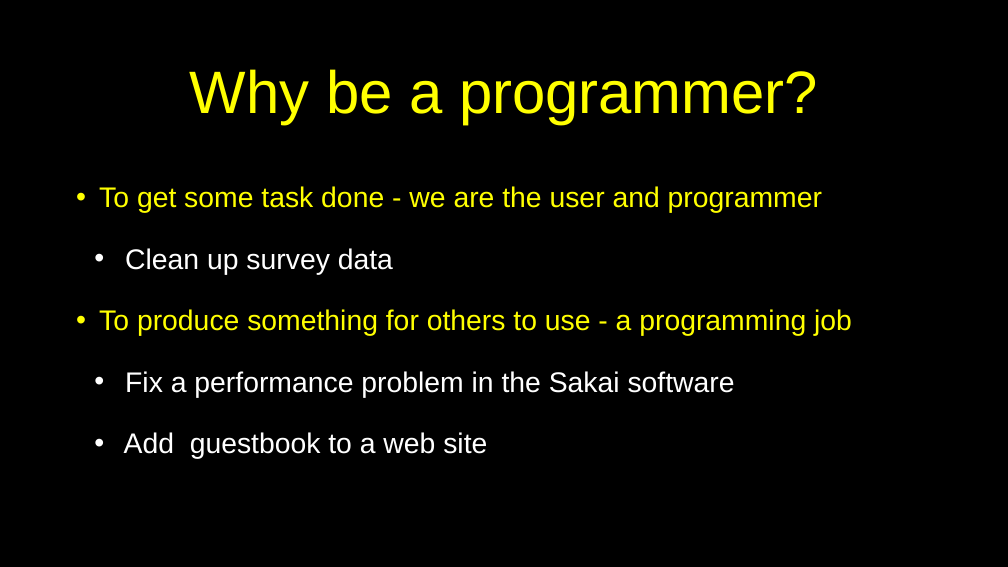
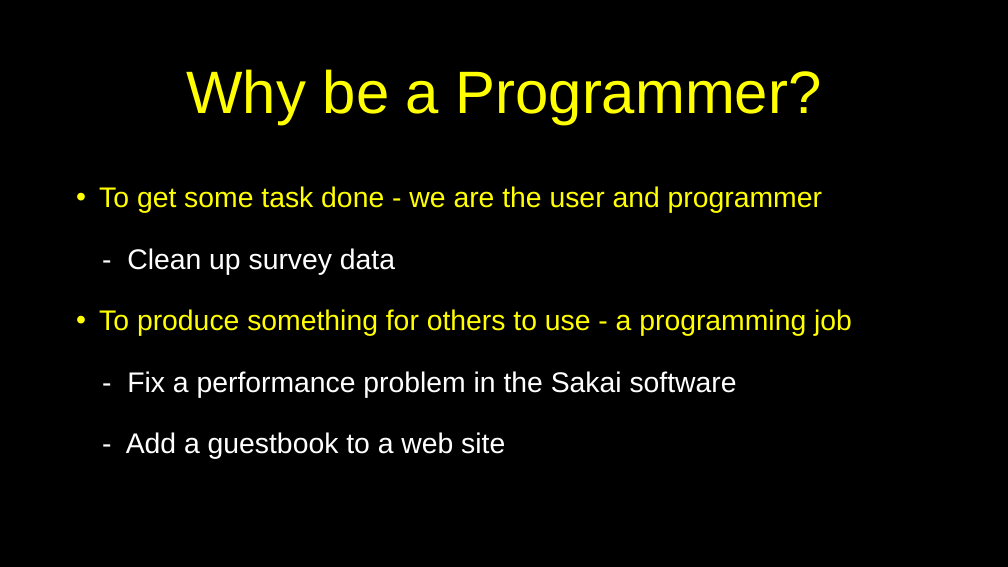
Before and after one commit to csev/py4e, a slide deck: slide 5 of lectures3/Pythonlearn-01-Intro.pptx. Drawn at 1008x567 pixels with LibreOffice and Linux fonts; fonts in the diff are those of the drawing. Boxes give left, top, right and bottom in pixels: in the first picture for what was removed or moved away, otherwise in the second. Text is boxed around its words. In the diff, an @@ line names an element or a change of style, - is before the commit and + after.

```diff
--- a/lectures3/Pythonlearn-01-Intro.pptx
+++ b/lectures3/Pythonlearn-01-Intro.pptx
@@ title at <box>187,69,822,125</box>: text changed @@
-Why be a programmer?
+Why be a Programmer?
@@ text at <box>127,248,395,274</box>: text changed @@
-  • Clean up survey data
+  - Clean up survey data
@@ text at <box>126,371,737,459</box>: text changed @@
-  • Fix a performance problem in the Sakai software
-  • Add guestbook to a web site
+  - Fix a performance problem in the Sakai software
+  - Add a guestbook to a web site
```
Also in this commit, not shown: 15 other slides changed, 2 other files.
